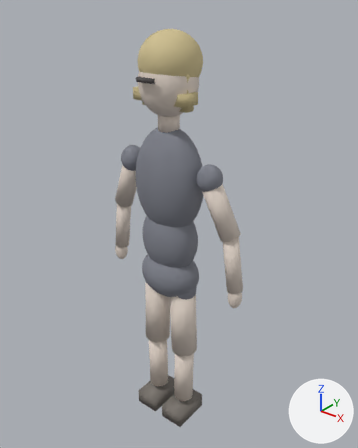
The glTF model assets/models/profile_base.glb: old version first, new version second.
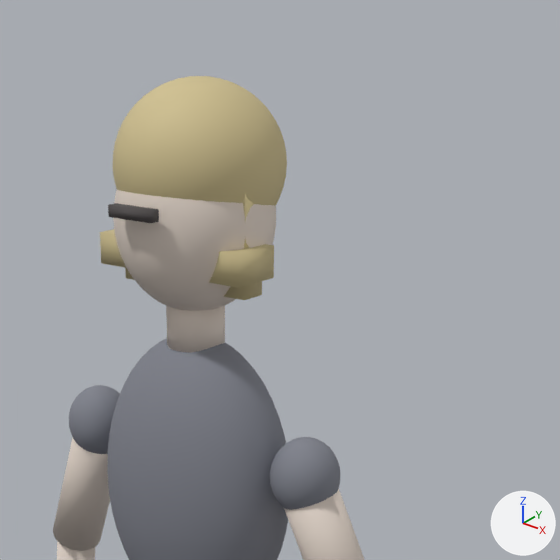
Each version is shown whole from a 50 mm lens placed at (1.549, -1.856, 2.452), pointed at (0.004, 0.076, 1.254), then close up on the part from 27% to 85% of the width and 0% to 47% of the height. Every picture has the same lights, and +X, +Y and +Z are marked at lower right. The first two pictures are the older version. Vertices at exactly the same position are counted once.
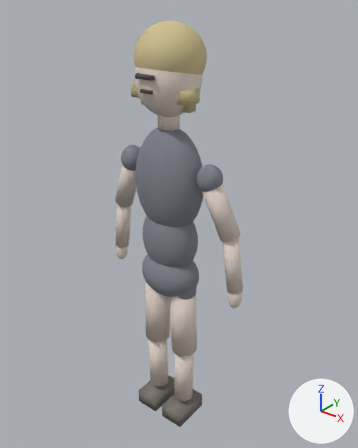
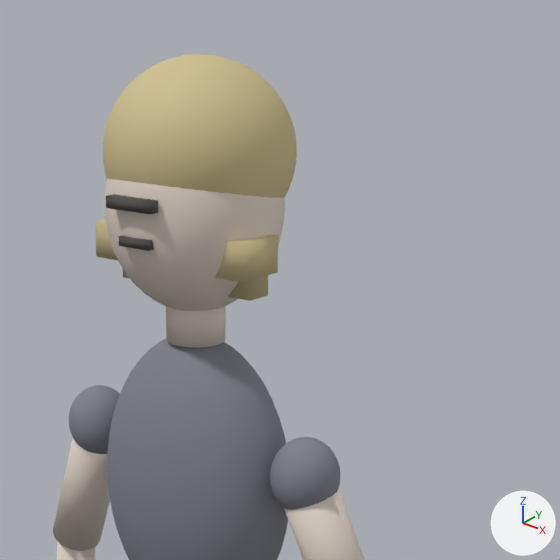
What differs and where, as boxes (x1, y1, x2, y2) in the close-ups (560 x 560 px):
'Sphere.010', moved, rescaled (11% wider, 11% taller)
    before: (113, 76, 287, 206)
    after: (103, 54, 297, 198)
'Sphere', moved, rescaled (11% wider, 9% taller)
    before: (113, 189, 276, 311)
    after: (104, 178, 285, 311)
'Cube.002', moved, rescaled (7% taller)
    before: (100, 229, 274, 288)
    after: (95, 219, 278, 282)
'Cylinder', moved
    before: (166, 306, 225, 353)
    after: (166, 306, 226, 347)
'Cube.005', moved
    before: (108, 203, 159, 223)
    after: (106, 194, 158, 214)
'Cube.004', moved, rescaled
    before: (224, 194, 262, 300)
    after: (227, 275, 268, 301)
'Cube.006', added
    after: (118, 235, 154, 251)

What the commit changed:
me_sphere is used by ob_sphere; location (0.0, 0.0, 2.03).
me_sphere had 1106 vertices, 2208 faces and spanned x -0.145..0.145, y -0.145..0.145, z -0.165..0.165.
me_sphere now has 1106 vertices, 2208 faces and spans x -0.16..0.16, y -0.16..0.16, z -0.185..0.185.
me_sphere part 1: the whole mesh is scaled about its middle by (1.1, 1.1, 1.12).
me_sphere_010 is used by ob_sphere_010; location (0.0, 0.015, 2.12).
me_sphere_010 had 1106 vertices, 2208 faces and spanned x -0.152..0.152, y -0.155..0.155, z -0.145..0.145.
me_sphere_010 now has 1106 vertices, 2208 faces and spans x -0.17..0.17, y -0.17..0.17, z -0.16..0.16.
me_sphere_010 part 2: the whole mesh is scaled about its middle by (1.12, 1.1, 1.1).
me_cube_002 is used by ob_cube_002; location (0.0, -0.028, 1.97).
me_cube_002 had 8 vertices, 12 faces and spanned x -0.16..0.16, y -0.05..0.05, z -0.028..0.028.
me_cube_002 now has 8 vertices, 12 faces and spans x -0.17..0.17, y -0.05..0.05, z -0.032..0.032.
me_cube_002 part 3: the whole mesh is scaled about its middle by (1.06, 1, 1.14).
me_cube_004 is used by ob_cube_004; location (0.11, -0.01, 2.02).
me_cube_004 had 8 vertices, 12 faces and spanned x -0.03..0.03, y -0.025..0.025, z -0.11..0.11.
me_cube_004 now has 8 vertices, 12 faces and spans x -0.032..0.032, y -0.026..0.026, z -0.12..0.12.
me_cube_004 part 4: the whole mesh is scaled about its middle by (1.07, 1.04, 1.09).
Mesh me_cube_006 is new.
It is a box spanning x -0.034..0.034, y -0.008..0.008, z -0.008..0.008.
It uses material mat_face (dark grey #555050).
Object 'Sphere' (ob_sphere) moves from (0.0, 0.0, 2.03) to (0.0, 0.0, 2.05).
Object 'Cylinder' (ob_cylinder) moves from (0.0, 0.0, 1.845) to (0.0, 0.0, 1.86).
Object 'Sphere.010' (ob_sphere_010) moves from (0.0, 0.015, 2.12) to (0.0, 0.015, 2.14).
Object 'Cube.002' (ob_cube_002) moves from (0.0, -0.028, 1.97) to (0.0, -0.03, 1.985).
Object 'Cube.004' (ob_cube_004) moves from (0.11, -0.01, 2.02) to (0.118, -0.006, 2.03).
Object 'Cube.005' (ob_cube_005) moves from (0.0, -0.162, 2.06) to (0.0, -0.165, 2.075).
Object 'Cube.006' (ob_cube_006) is new; it shows me_cube_006.
Its location is (0.0, -0.156, 2.01).
